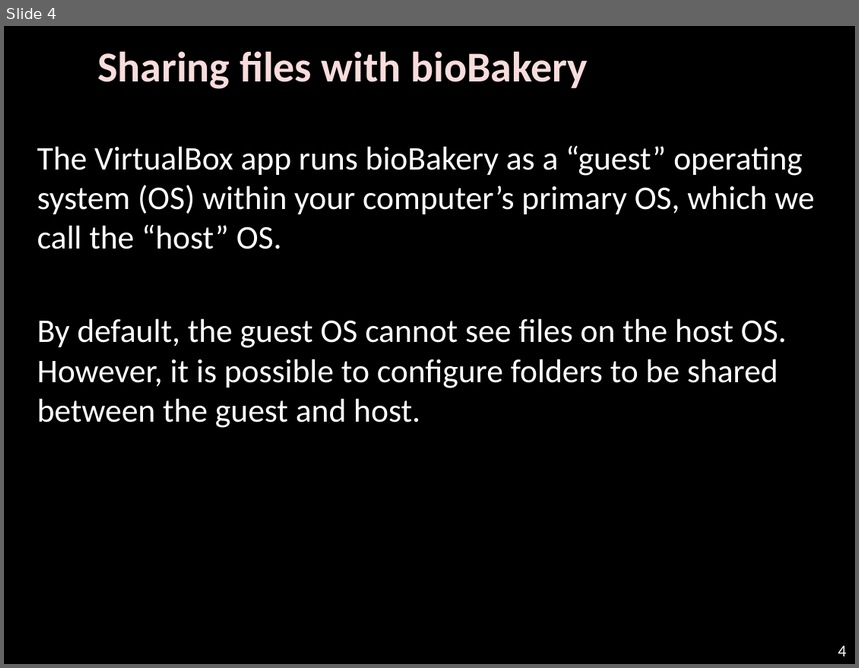
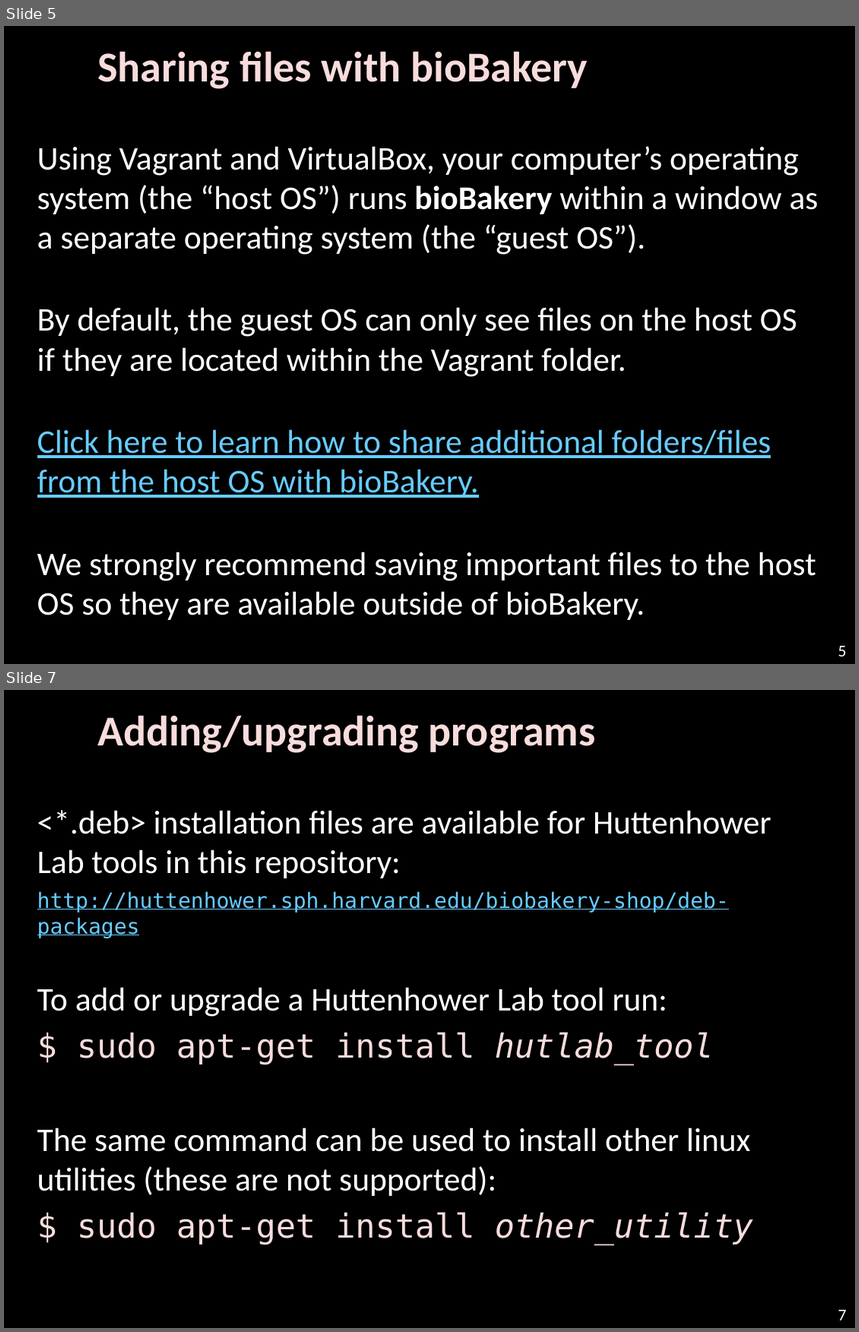
Before and after one commit to biobakery/biobakery, a slide deck: vagrant/biobakery-gui/WELCOME.pptx. Shown one above the other, each under a label of ours: slide 4 before the commit, slides 5 and 7 after it; the slides between them are not shown. The pictures are 859x668 and 859x1332 pixels, drawn with LibreOffice and Linux fonts; fonts in the diff are those of the drawing; background and template pictures are left out. Boxes give left, top, right and bottom in pixels: in the first picture for what was removed or moved away, otherwise in the second. Text is boxed around its words. In the diff, an @@ line names an element or a change of style, - is before the commit and + after.

```diff
--- a/vagrant/biobakery-gui/WELCOME.pptx
+++ b/vagrant/biobakery-gui/WELCOME.pptx
@@ slide 7 added at (4, 690, 855, 1328), background #000000 @@
@@ text added at (97, 715, 596, 753), 36 pt, text #F8DCDC, bold @@
+Adding/upgrading programs
@@ text added at (37, 810, 772, 1246), 28 pt, text #FFFFFF @@
+<*.deb> installation files are available for Huttenhower Lab tools in this repository:
+http://huttenhower.sph.harvard.edu/biobakery-shop/deb-packages
+To add or upgrade a Huttenhower Lab tool run:
+$ sudo apt-get install hutlab_tool
+The same command can be used to install other linux utilities (these are not supported):
+$ sudo apt-get install other_utility
@@ page number added at (838, 1310, 847, 1321), 14 pt, text #FFFFFF @@
+7
@@ what was slide 4 is now slide 5 @@
@@ slide 5 changed as well @@
@@ text at (37, 146, 819, 620): text changed @@
-The VirtualBox app runs bioBakery as a “guest” operating system (OS) within your computer’s primary OS, which we call the “host” OS.
-By default, the guest OS cannot see files on the host OS. However, it is possible to configure folders to be shared between the guest and host.
+Using Vagrant and VirtualBox, your computer’s operating system (the “host OS”) runs bioBakery within a window as a separate operating system (the “guest OS”).
+By default, the guest OS can only see files on the host OS if they are located within the Vagrant folder.
+Click here to learn how to share additional folders/files from the host OS with bioBakery.
+We strongly recommend saving important files to the host OS so they are available outside of bioBakery.
@@ page number at (838, 646, 847, 657): text changed @@
-4
+5
```
Also in this commit, not shown: 3 other slides changed, 3 other slides added, 3 slides removed, 1 other file.
